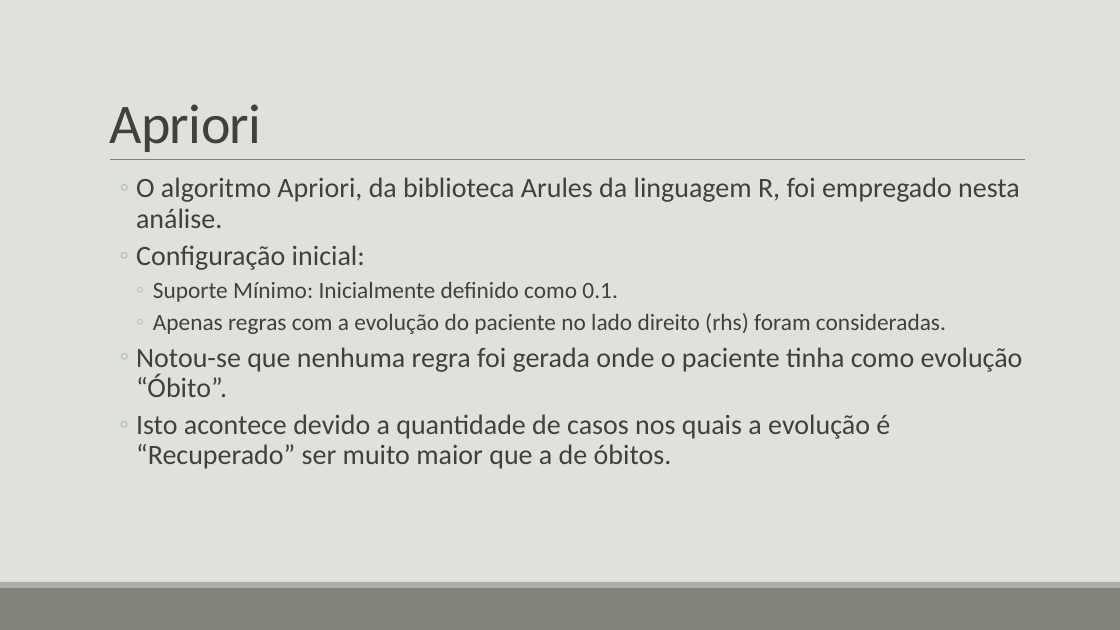
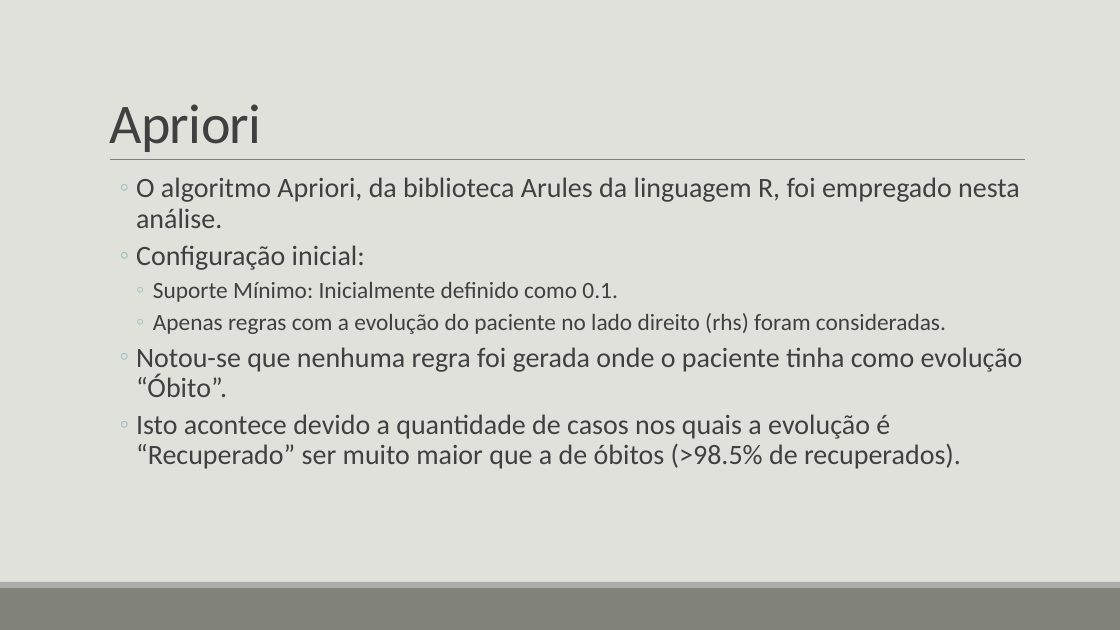
Before and after one commit to gvheisler/KDD-COVID-19, a slide deck: slide 15 of presentation/presentation.pptx. Drawn at 1120x630 pixels with LibreOffice and Linux fonts; fonts in the diff are those of the drawing. Boxes give left, top, right and bottom in pixels: in the first picture for what was removed or moved away, otherwise in the second. Text is boxed around its words. In the diff, an @@ line names an element or a change of style, - is before the commit and + after.

```diff
--- a/presentation/presentation.pptx
+++ b/presentation/presentation.pptx
@@ text at [136, 414, 961, 469]: text changed @@
-  ◦ Isto acontece devido a quantidade de casos nos quais a evolução é “Recuperado” ser muito maior que a de óbitos.
+  ◦ Isto acontece devido a quantidade de casos nos quais a evolução é “Recuperado” ser muito maior que a de óbitos (>98.5% de recuperados).
```
Also in this commit, not shown: 3 other slides changed, 1 other file.
